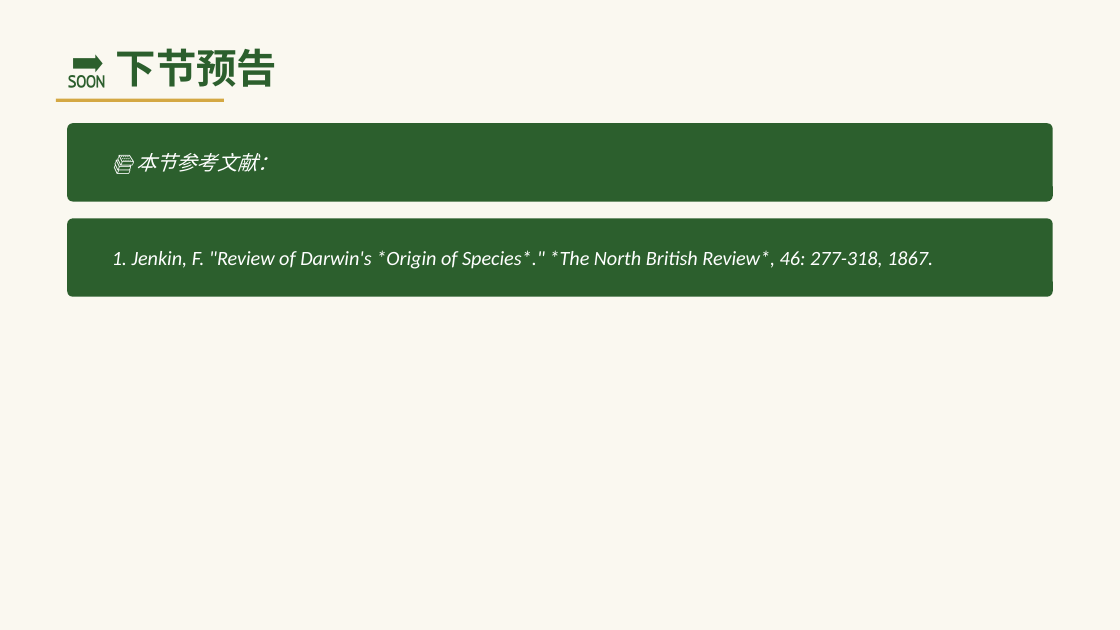
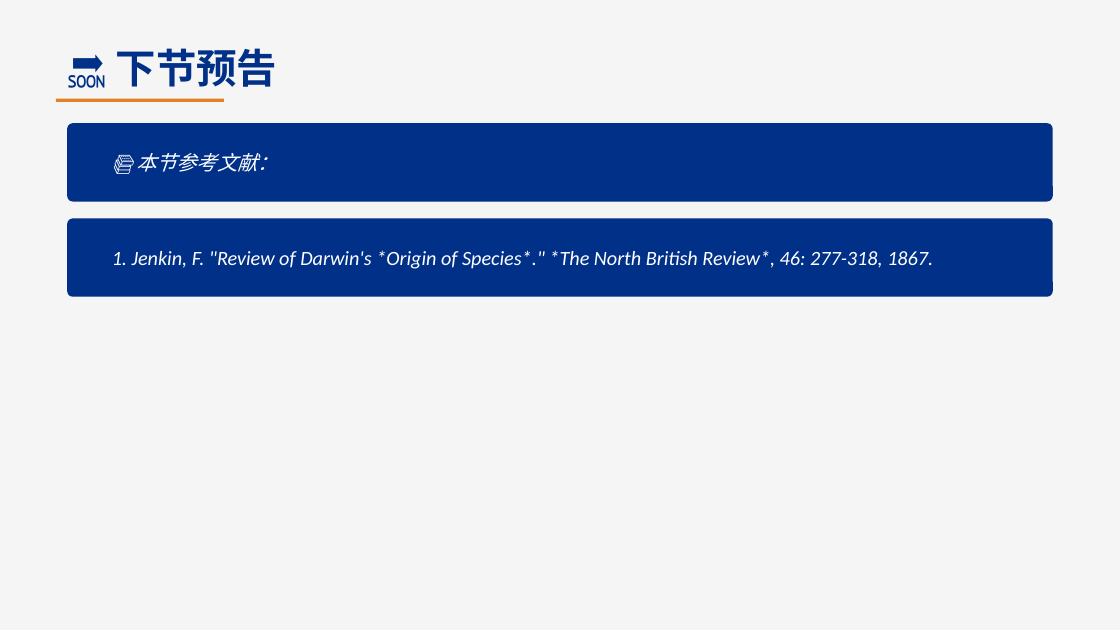
Before and after one commit to lijianguoa/genetics-learning-100-days, a slide deck: slide 11 of ppt/2026-05-12_genetics_day003.pptx. Drawn at 1120x630 pixels with LibreOffice and Linux fonts; fonts in the diff are those of the drawing. Boxes give left, top, right and bottom in pixels: in the first picture for what was removed or moved away, otherwise in the second. Text is boxed around its words. In the diff, an @@ line names an element or a change of style, - is before the commit and + after.

Commit message:
Regenerate Day3 PPT (Deep Blue Academic style)

```diff
--- a/ppt/2026-05-12_genetics_day003.pptx
+++ b/ppt/2026-05-12_genetics_day003.pptx
@@ background #FAF8F0 to #F5F5F5 @@
@@ text "🔜 下节预告" at (116, 48, 278, 87): text colour #2C5F2D to #003087 @@
@@ rectangle at (56, 99, 224, 102): fill #D4A843 to #E67E22 @@
@@ rounded rectangle at (67, 123, 1053, 202): fill #2C5F2D to #003087 @@
@@ rounded rectangle at (67, 218, 1053, 297): fill #2C5F2D to #003087 @@
```
Also in this commit, not shown: 11 other slides changed.
